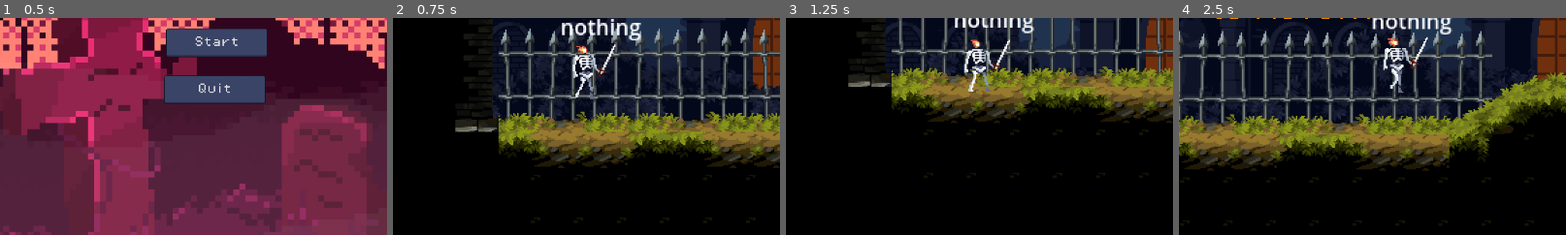
Above: before the commit, frames 1-4 (left to right).
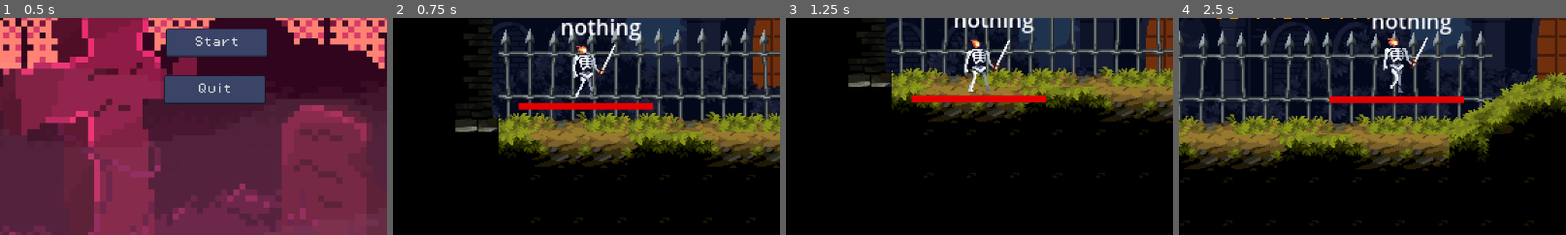
Above: after the commit, the same moments.

Repository: EdisonLing/skullsearch
Game: Godot game, scene res://scenes/menu.tscn
Two runs of this game, one before a commit and one after it. Both use one fixed random seed, a clock stepped at 60 frames per second and the inputs below.
Inputs:
- Up to frame 1 (0.5 s): no input
- Up to frame 2 (0.75 s): click "Start" at 0.5 s
- Up to frame 3 (1.25 s): no input
- Up to frame 4 (2.5 s): tap W at 1.25, 2 s; hold Right (move_right) from 1.28 s (still down); tap E (attack) at 1.35, 2.3 s; tap Space (jump) at 1.52, 1.55, 1.82, 2.1, 2.27 s
The pictures show only the part of the screen within x 25-75%, y 33-83%; the shares and areas given below are measured in that part.

Frame 1 is identical in both runs. In frame 2, 1.3% of the frame differs, in the area x 32-68%, y 38-43%; in frame 3, 1.1%; in frame 4, 1.2%.

Commit message:
Merged Rashaad and Edison

Diff:
--- a/skull-search/scenes/eyeball.tscn
+++ b/skull-search/scenes/eyeball.tscn
@@ -1,9 +1,10 @@
-[gd_scene load_steps=29 format=3 uid="uid://dh3tvs1iexd8n"]
+[gd_scene load_steps=33 format=3 uid="uid://dh3tvs1iexd8n"]
 
 [ext_resource type="Texture2D" uid="uid://sa5qtjxy56kw" path="res://assets/assets/sprites/Flying eye/Flight.png" id="1_4rx0r"]
 [ext_resource type="Script" path="res://scripts/eyeball.gd" id="1_8vdm7"]
 [ext_resource type="Texture2D" uid="uid://bc3lhklpnp2ax" path="res://assets/assets/sprites/Flying eye/Attack.png" id="1_mb8ny"]
 [ext_resource type="Texture2D" uid="uid://cpowlc4cbp6bw" path="res://assets/assets/sprites/Flying eye/Death.png" id="2_u0fpe"]
+[ext_resource type="Texture2D" uid="uid://bd6i4tf2celws" path="res://assets/assets/sprites/Flying eye/Take Hit.png" id="5_wajq6"]
 
 [sub_resource type="AtlasTexture" id="AtlasTexture_exrug"]
 atlas = ExtResource("1_mb8ny")
@@ -37,9 +38,9 @@
 atlas = ExtResource("1_mb8ny")
 region = Rect2(1050, 0, 150, 150)
 
-[sub_resource type="AtlasTexture" id="AtlasTexture_1y5l8"]
-atlas = ExtResource("2_u0fpe")
-region = Rect2(0, 0, 150, 150)
+[sub_resource type="AtlasTexture" id="AtlasTexture_lohdv"]
+atlas = ExtResource("5_wajq6")
+region = Rect2(150, 0, 150, 150)
 
 [sub_resource type="AtlasTexture" id="AtlasTexture_38qc7"]
 atlas = ExtResource("2_u0fpe")
@@ -85,6 +86,18 @@
 atlas = ExtResource("1_4rx0r")
 region = Rect2(1050, 0, 150, 150)
 
+[sub_resource type="AtlasTexture" id="AtlasTexture_ic7ax"]
+atlas = ExtResource("5_wajq6")
+region = Rect2(0, 0, 150, 150)
+
+[sub_resource type="AtlasTexture" id="AtlasTexture_r0msg"]
+atlas = ExtResource("5_wajq6")
+region = Rect2(300, 0, 150, 150)
+
+[sub_resource type="AtlasTexture" id="AtlasTexture_4d1sf"]
+atlas = ExtResource("5_wajq6")
+region = Rect2(450, 0, 150, 150)
+
 [sub_resource type="SpriteFrames" id="SpriteFrames_83wjt"]
 animations = [{
 "frames": [{
@@ -112,24 +125,24 @@
 "duration": 1.0,
 "texture": SubResource("AtlasTexture_8u57y")
 }],
-"loop": true,
+"loop": false,
 "name": &"attack",
-"speed": 7.0
-}, {
-"frames": [{
-"duration": 1.0,
-"texture": SubResource("AtlasTexture_1y5l8")
-}, {
-"duration": 1.0,
+"speed": 10.0
+}, {
+"frames": [{
+"duration": 2.0,
+"texture": SubResource("AtlasTexture_lohdv")
+}, {
+"duration": 2.0,
 "texture": SubResource("AtlasTexture_38qc7")
 }, {
-"duration": 1.0,
+"duration": 2.0,
 "texture": SubResource("AtlasTexture_4dcaa")
 }, {
-"duration": 1.0,
+"duration": 2.0,
 "texture": SubResource("AtlasTexture_rb0ai")
 }],
-"loop": true,
+"loop": false,
 "name": &"death",
 "speed": 10.0
 }, {
@@ -160,7 +173,24 @@
 }],
 "loop": true,
 "name": &"flying",
-"speed": 8.0
+"speed": 10.0
+}, {
+"frames": [{
+"duration": 2.0,
+"texture": SubResource("AtlasTexture_ic7ax")
+}, {
+"duration": 2.0,
+"texture": SubResource("AtlasTexture_lohdv")
+}, {
+"duration": 2.0,
+"texture": SubResource("AtlasTexture_r0msg")
+}, {
+"duration": 2.0,
+"texture": SubResource("AtlasTexture_4d1sf")
+}],
+"loop": false,
+"name": &"hurt",
+"speed": 10.0
 }]
 
 [sub_resource type="CircleShape2D" id="CircleShape2D_56e60"]
@@ -177,10 +207,8 @@
 
 [node name="AnimatedSprite2D" type="AnimatedSprite2D" parent="."]
 sprite_frames = SubResource("SpriteFrames_83wjt")
-animation = &"death"
+animation = &"attack"
 autoplay = "flying"
-frame = 1
-frame_progress = 0.757297
 
 [node name="CollisionShape2D" type="CollisionShape2D" parent="."]
 position = Vector2(5, 4)
@@ -200,7 +228,14 @@
 position = Vector2(5, 7)
 shape = SubResource("CircleShape2D_w080f")
 
+[node name="attackCD" type="Timer" parent="."]
+
+[node name="RecieveAttackCD" type="Timer" parent="."]
+
+[connection signal="animation_finished" from="AnimatedSprite2D" to="." method="_on_animated_sprite_2d_animation_finished"]
 [connection signal="body_entered" from="DetectionArea" to="." method="_on_detection_area_body_entered"]
 [connection signal="body_exited" from="DetectionArea" to="." method="_on_detection_area_body_exited"]
 [connection signal="body_entered" from="Hitbox" to="." method="_on_hitbox_body_entered"]
 [connection signal="body_exited" from="Hitbox" to="." method="_on_hitbox_body_exited"]
+[connection signal="timeout" from="attackCD" to="." method="_on_attack_cd_timeout"]
+[connection signal="timeout" from="RecieveAttackCD" to="." method="_on_recieve_attack_cd_timeout"]
--- a/skull-search/scenes/mushroom.tscn
+++ b/skull-search/scenes/mushroom.tscn
@@ -1,10 +1,11 @@
-[gd_scene load_steps=33 format=3 uid="uid://cv8y4n14rll8g"]
+[gd_scene load_steps=39 format=3 uid="uid://cv8y4n14rll8g"]
 
 [ext_resource type="Script" path="res://scripts/mushroom.gd" id="1_8e31a"]
 [ext_resource type="Texture2D" uid="uid://ddfgcbgryrxj8" path="res://assets/assets/sprites/Mushroom/Attack.png" id="1_kj5vk"]
 [ext_resource type="Texture2D" uid="uid://bl88ikrfx6fv7" path="res://assets/assets/sprites/Mushroom/Death.png" id="2_rp7tw"]
 [ext_resource type="Texture2D" uid="uid://bb7kxl6x7t240" path="res://assets/assets/sprites/Mushroom/Idle.png" id="3_123qo"]
 [ext_resource type="Texture2D" uid="uid://c7fh37w7wwgbk" path="res://assets/assets/sprites/Mushroom/Run.png" id="4_ro1oj"]
+[ext_resource type="Texture2D" uid="uid://b6oo08xc30jrm" path="res://assets/assets/sprites/Mushroom/Take Hit.png" id="4_uxepm"]
 
 [sub_resource type="AtlasTexture" id="AtlasTexture_g2a0r"]
 atlas = ExtResource("1_kj5vk")
@@ -52,6 +53,22 @@
 
 [sub_resource type="AtlasTexture" id="AtlasTexture_1hw7b"]
 atlas = ExtResource("2_rp7tw")
+region = Rect2(450, 0, 150, 150)
+
+[sub_resource type="AtlasTexture" id="AtlasTexture_0nmhh"]
+atlas = ExtResource("4_uxepm")
+region = Rect2(0, 0, 150, 150)
+
+[sub_resource type="AtlasTexture" id="AtlasTexture_mpeka"]
+atlas = ExtResource("4_uxepm")
+region = Rect2(150, 0, 150, 150)
+
+[sub_resource type="AtlasTexture" id="AtlasTexture_sey1s"]
+atlas = ExtResource("4_uxepm")
+region = Rect2(300, 0, 150, 150)
+
+[sub_resource type="AtlasTexture" id="AtlasTexture_l7kad"]
+atlas = ExtResource("4_uxepm")
 region = Rect2(450, 0, 150, 150)
 
 [sub_resource type="AtlasTexture" id="AtlasTexture_012uj"]
@@ -129,9 +146,9 @@
 "duration": 1.0,
 "texture": SubResource("AtlasTexture_w0t22")
 }],
-"loop": true,
+"loop": false,
 "name": &"attack",
-"speed": 8.0
+"speed": 10.0
 }, {
 "frames": [{
 "duration": 1.0,
@@ -146,9 +163,26 @@
 "duration": 1.0,
 "texture": SubResource("AtlasTexture_1hw7b")
 }],
-"loop": true,
+"loop": false,
 "name": &"death",
-"speed": 5.0
+"speed": 10.0
+}, {
+"frames": [{
+"duration": 1.0,
+"texture": SubResource("AtlasTexture_0nmhh")
+}, {
+"duration": 1.0,
+"texture": SubResource("AtlasTexture_mpeka")
+}, {
+"duration": 1.0,
+"texture": SubResource("AtlasTexture_sey1s")
+}, {
+"duration": 1.0,
+"texture": SubResource("AtlasTexture_l7kad")
+}],
+"loop": false,
+"name": &"hurt",
+"speed": 10.0
 }, {
 "frames": [{
 "duration": 1.0,
@@ -165,7 +199,7 @@
 }],
 "loop": true,
 "name": &"idle",
-"speed": 5.0
+"speed": 10.0
 }, {
 "frames": [{
 "duration": 1.0,
@@ -198,23 +232,25 @@
 }]
 
 [sub_resource type="CapsuleShape2D" id="CapsuleShape2D_qhjay"]
-radius = 13.0
-height = 40.0
+radius = 11.0
+height = 34.0
 
 [sub_resource type="CircleShape2D" id="CircleShape2D_jl2oo"]
 radius = 114.63
 
+[sub_resource type="CircleShape2D" id="CircleShape2D_akdby"]
+radius = 13.5765
+
 [node name="Mushroom" type="CharacterBody2D"]
 script = ExtResource("1_8e31a")
 
 [node name="AnimatedSprite2D" type="AnimatedSprite2D" parent="."]
 sprite_frames = SubResource("SpriteFrames_13lob")
-animation = &"death"
+animation = &"walking"
 autoplay = "idle"
-frame_progress = 0.708443
 
 [node name="CollisionShape2D" type="CollisionShape2D" parent="."]
-position = Vector2(1, 8)
+position = Vector2(1, 6)
 shape = SubResource("CapsuleShape2D_qhjay")
 
 [node name="DetectionArea" type="Area2D" parent="."]
@@ -222,8 +258,22 @@
 collision_mask = 2
 
 [node name="CollisionShape2D" type="CollisionShape2D" parent="DetectionArea"]
-position = Vector2(6, 9)
+position = Vector2(1, 8)
 shape = SubResource("CircleShape2D_jl2oo")
 
+[node name="Hitbox" type="Area2D" parent="."]
+
+[node name="CollisionShape2D" type="CollisionShape2D" parent="Hitbox"]
+position = Vector2(1, 6)
+scale = Vector2(1.03119, 1.16572)
+shape = SubResource("CircleShape2D_akdby")
+
+[node name="attackCD" type="Timer" parent="."]
+
+[node name="RecieveAttackCD" type="Timer" parent="."]
+
+[connection signal="animation_finished" from="AnimatedSprite2D" to="." method="_on_animated_sprite_2d_animation_finished"]
 [connection signal="body_entered" from="DetectionArea" to="." method="_on_detection_area_body_entered"]
 [connection signal="body_exited" from="DetectionArea" to="." method="_on_detection_area_body_exited"]
+[connection signal="body_entered" from="Hitbox" to="." method="_on_hitbox_body_entered"]
+[connection signal="body_exited" from="Hitbox" to="." method="_on_hitbox_body_exited"]
--- a/skull-search/scenes/player.tscn
+++ b/skull-search/scenes/player.tscn
@@ -1106,6 +1106,12 @@
 "speed": 10.0
 }]
 
+[sub_resource type="StyleBoxFlat" id="StyleBoxFlat_t2tpm"]
+bg_color = Color(0.0646965, 0.0646965, 0.0646965, 1)
+
+[sub_resource type="StyleBoxFlat" id="StyleBoxFlat_f0h70"]
+bg_color = Color(0.89, 0, 0, 1)
+
 [sub_resource type="CapsuleShape2D" id="CapsuleShape2D_fmuv3"]
 radius = 10.25
 height = 44.5
@@ -1126,6 +1132,15 @@
 animation = &"candle_idle"
 autoplay = "candle_idle"
 
+[node name="HealthBar" type="ProgressBar" parent="AnimatedSprite2D"]
+offset_left = -53.0
+offset_top = 35.0
+offset_right = 47.0
+offset_bottom = 40.0
+theme_override_styles/background = SubResource("StyleBoxFlat_t2tpm")
+theme_override_styles/fill = SubResource("StyleBoxFlat_f0h70")
+show_percentage = false
+
 [node name="Hitbox" type="Area2D" parent="."]
 
 [node name="CollisionShape2D2" type="CollisionShape2D" parent="Hitbox"]
@@ -1136,6 +1151,11 @@
 wait_time = 0.5
 
 [node name="DealAttackCD" type="Timer" parent="."]
+
+[node name="RecieveAttackCD" type="Timer" parent="."]
+
+[node name="mushroomTimer" type="Timer" parent="."]
+wait_time = 0.6
 
 [node name="Inventory" type="Node2D" parent="."]
 script = ExtResource("17_lnhdp")
@@ -1146,7 +1166,10 @@
 offset_right = 20.0
 offset_bottom = -54.0
 
+[connection signal="animation_finished" from="AnimatedSprite2D" to="." method="_on_animated_sprite_2d_animation_finished"]
 [connection signal="body_entered" from="Hitbox" to="." method="_on_hitbox_body_entered"]
 [connection signal="body_exited" from="Hitbox" to="." method="_on_hitbox_body_exited"]
 [connection signal="timeout" from="attackCD" to="." method="_on_attack_cd_timeout"]
 [connection signal="timeout" from="DealAttackCD" to="." method="_on_deal_attack_cd_timeout"]
+[connection signal="timeout" from="RecieveAttackCD" to="." method="_on_recieve_attack_cd_timeout"]
+[connection signal="timeout" from="mushroomTimer" to="." method="_on_mushroom_timer_timeout"]
--- a/skull-search/scripts/player.gd
+++ b/skull-search/scripts/player.gd
@@ -5,13 +5,16 @@
 
 @onready var animated_sprite: AnimatedSprite2D = $AnimatedSprite2D
 @onready var paperbag: Area2D = $"../paperbag"
+@onready var health_bar: ProgressBar = $AnimatedSprite2D/HealthBar
 
 var enemy_in_range = false
 var enemy_attack_cooldown = true
 var health = 100
 var player_alive = true
+var player_hit = false
 
 var attack_ip = false
+var hit_ip = false
 
 #call: animationSet($Inventory.
 func animationSet(item_name, motion):
@@ -49,57 +52,60 @@
 		else: #motion == "walk":
 			return "candle_walk"
 
-
+func _ready():
+	health_bar.max_value = 100
+	health_bar.value = health
 
 func _physics_process(delta: float) -> void:
-	if $Inventory.currentItem == "bag":
-		JUMP_VELOCITY = -550
-		SPEED = 200
+	enemy_attack()
+	if !player_alive:
+		animated_sprite.play(animationSet($Inventory.currentItem, "die"))
 	else:
-		JUMP_VELOCITY = -300
-		SPEED = 100
-	enemy_attack()
-	player_attack()
-	#if paperbag.pickedUp():
-		#animationSet("bag","idle")
-		#$Inventory.currentItem = "bag"
-	if health <= 0:
-		#$AnimatedSprite2D.play("death")
-		health = 0
-		player_alive = false
-	if not is_on_floor():
-		velocity += get_gravity() * delta
-# Handle jump.
-	if Input.is_action_just_pressed("jump") and is_on_floor():
-		velocity.y = JUMP_VELOCITY
-#Get the input direction 1, 0 -1
-	var direction := Input.get_axis("move_left", "move_right")
-
-#flip the sprite
-	if direction>0:
-		animated_sprite.flip_h = false
-	elif direction <0:
-		animated_sprite.flip_h = true
-
-	if attack_ip:
-		if not animated_sprite.is_playing():
-			attack_ip = false
-	elif is_on_floor():
-		if direction == 0:
-			animated_sprite.play(animationSet($Inventory.currentItem, "idle"))
-
-		elif direction:
-			animated_sprite.play(animationSet($Inventory.currentItem, "walk"))
-	else:
-		animated_sprite.play(animationSet($Inventory.currentItem, "jump"))
-	#play animation
-
-	if direction:
-		velocity.x = direction * SPEED
-	else:
-		velocity.x = move_toward(velocity.x, 0, SPEED)
-
-	move_and_slide()
+		if $Inventory.currentItem == "bag":
+			JUMP_VELOCITY = -550
+			SPEED = 200
+		else:
+			JUMP_VELOCITY = -300
+			SPEED = 100
+		player_attack()
+		#if paperbag.pickedUp():
+			#animationSet("bag","idle")
+			#$Inventory.currentItem = "bag"
+
+		if not is_on_floor():
+			velocity += get_gravity() * delta
+	# Handle jump.
+		if Input.is_action_just_pressed("jump") and is_on_floor():
+			velocity.y = JUMP_VELOCITY
+	#Get the input direction 1, 0 -1
+		var direction := Input.get_axis("move_left", "move_right")
+
+	#flip the sprite
+		if direction>0:
+			animated_sprite.flip_h = false
+		elif direction <0:
+			animated_sprite.flip_h = true
+
+		if hit_ip:
+			if not animated_sprite.is_playing():
+				hit_ip = false
+		elif attack_ip:
+			if not animated_sprite.is_playing():
+				attack_ip = false
+		elif is_on_floor():
+			if direction == 0:
+				animated_sprite.play(animationSet($Inventory.currentItem, "idle"))
+			elif direction:
+				animated_sprite.play(animationSet($Inventory.currentItem, "walk"))
+		else:
+			animated_sprite.play(animationSet($Inventory.currentItem, "jump"))
+		#play animation
+
+		if direction:
+			velocity.x = direction * SPEED
+		else:
+			velocity.x = move_toward(velocity.x, 0, SPEED)
+		move_and_slide()
 
 
 func player_move(delta):
@@ -124,8 +130,10 @@
 
 
 func _on_hitbox_body_entered(body: Node2D) -> void:
-	if body.has_method("eyeball") or body.has_method("mushroom"):
+	if body.has_method("eyeball"):
 		enemy_in_range = true
+	elif body.has_method("mushroom"):
+		$mushroomTimer.start()
 
 
 func _on_hitbox_body_exited(body: Node2D) -> void:
@@ -134,10 +142,20 @@
 
 func enemy_attack():
 	if enemy_in_range and enemy_attack_cooldown == true:
-		health = health - 20
+		if health-20 > 0:
+			$AnimatedSprite2D.play(animationSet($Inventory.currentItem, "hurt"))
+			$RecieveAttackCD.start()
+			player_hit = true
+			hit_ip = true
+			health = health - 20
+			health_bar.value = health
+		else:
+			health = 0
+			health_bar.value = health
+			player_alive = false
 		enemy_attack_cooldown = false
 		$attackCD.start()
-		print(health)
+		print("player: ", health)
 
 func player():
 	pass
@@ -171,3 +189,17 @@
 		$DealAttackCD.stop()
 	global.player_current_attack = false
 	attack_ip = false
+
+func _on_animated_sprite_2d_animation_finished() -> void:
+	print("dead")
+	if !player_alive:
+		get_tree().reload_current_scene()
+
+func _on_recieve_attack_cd_timeout() -> void:
+	$RecieveAttackCD.stop()
+	player_hit = false
+	hit_ip = false
+
+
+func _on_mushroom_timer_timeout() -> void:
+	enemy_in_range = true
Not shown: 1 places in skull-search/scenes/player.tscn that only renumber resources
